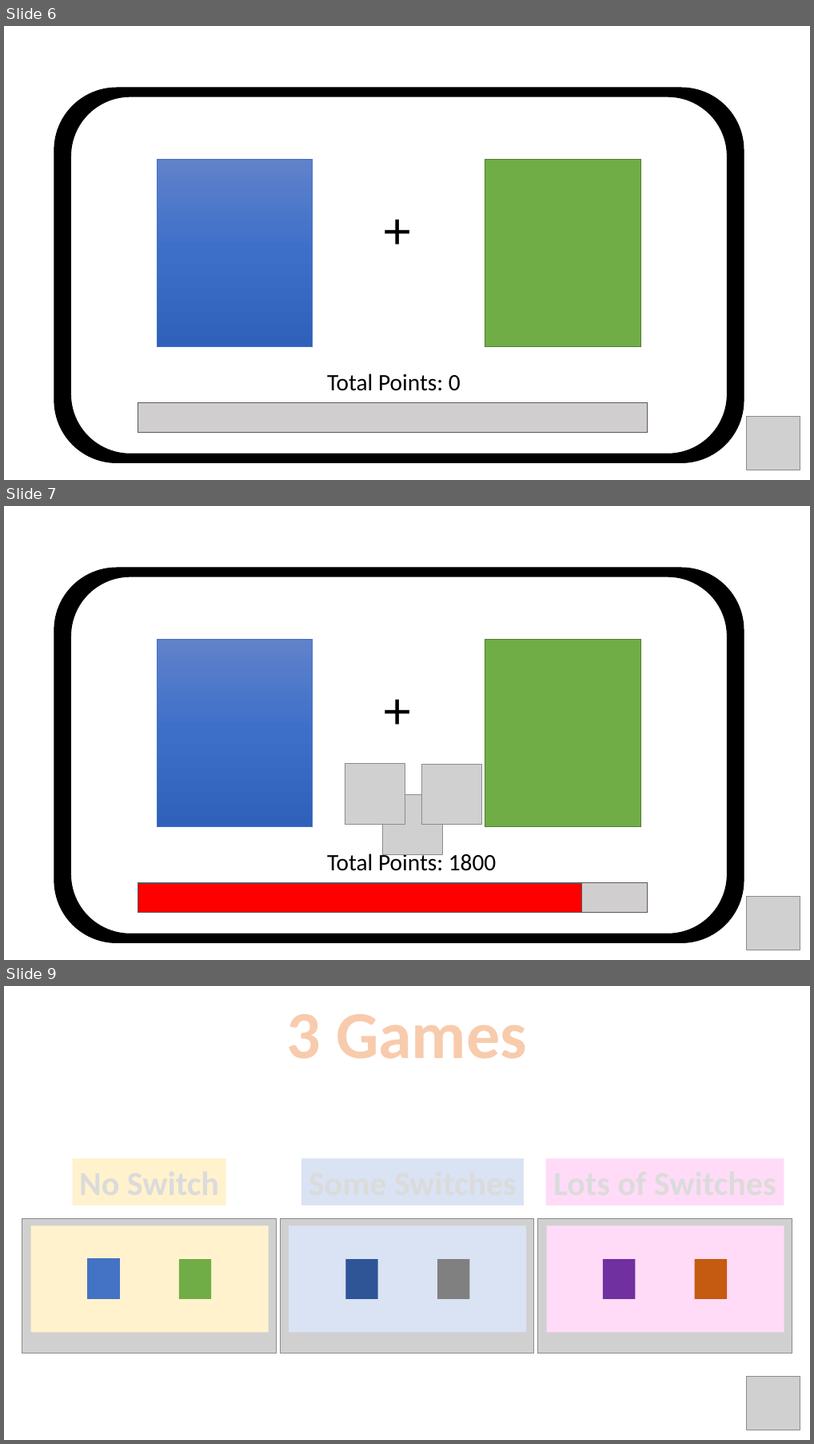
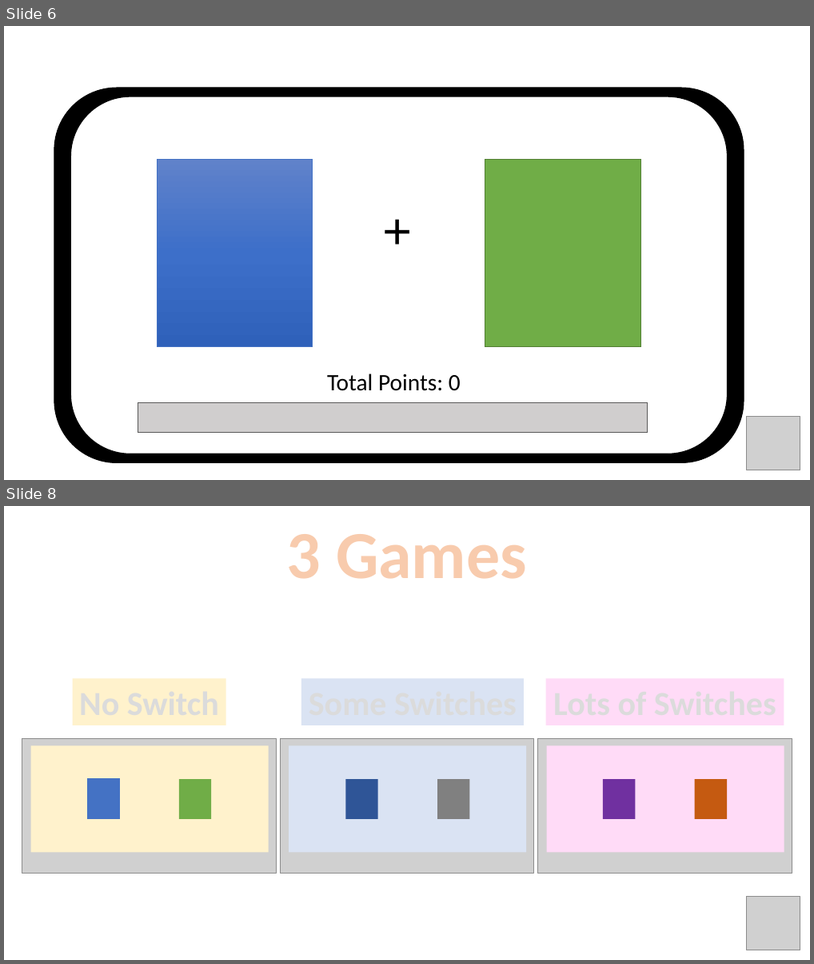
Before and after one commit to LillianXu2019/LUX-RL, a slide deck: images/instructions/task_instructions_lux_v5.pptx. Shown one above the other, each under a label of ours: slides 6, 7 and 9 before the commit, slides 6 and 8 after it; the slides between them are not shown. The pictures are 814x1444 and 814x964 pixels, drawn with LibreOffice and Linux fonts; fonts in the diff are those of the drawing; grey boxes stand for pictures. Boxes give left, top, right and bottom in pixels: in the first picture for what was removed or moved away, otherwise in the second. Text is boxed around its words. In the diff, an @@ line names an element or a change of style, - is before the commit and + after.

```diff
--- a/images/instructions/task_instructions_lux_v5.pptx
+++ b/images/instructions/task_instructions_lux_v5.pptx
@@ slide 7 removed at <box>4,506,810,960</box>, background #FFFFFF @@
@@ rounded rectangle removed at <box>54,568,744,943</box> @@
@@ rounded rectangle removed at <box>70,576,727,934</box> @@
@@ rectangle removed at <box>157,639,313,827</box> @@
@@ rectangle removed at <box>486,639,642,827</box> @@
@@ text removed at <box>377,676,422,743</box> @@
-+
@@ picture removed at <box>345,763,406,824</box> @@
@@ picture removed at <box>422,764,482,824</box> @@
@@ picture removed at <box>382,794,443,855</box> @@
@@ text removed at <box>327,851,497,871</box> @@
-Total Points: 1800
@@ rectangle removed at <box>138,883,648,912</box> @@
@@ rectangle removed at <box>138,883,582,912</box> @@
@@ picture removed at <box>747,896,801,949</box> @@
@@ what was slide 9 is now slide 8 @@
```
Also in this commit, not shown: 1 slide changed, 6 other files.
